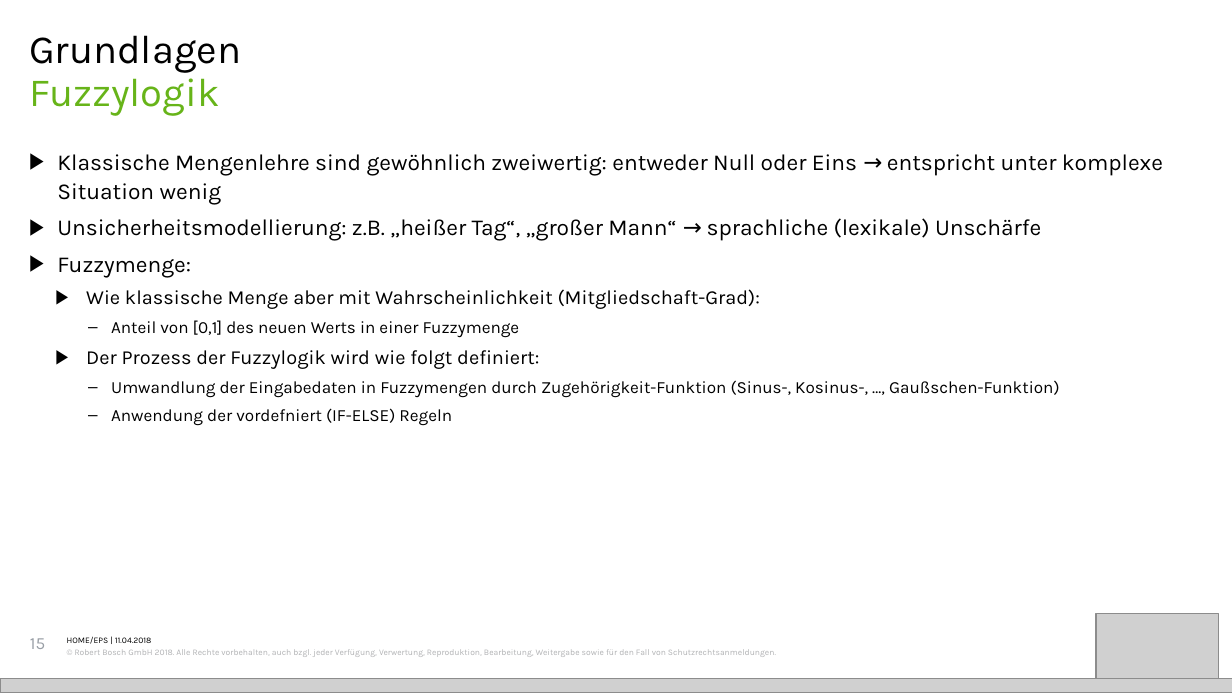
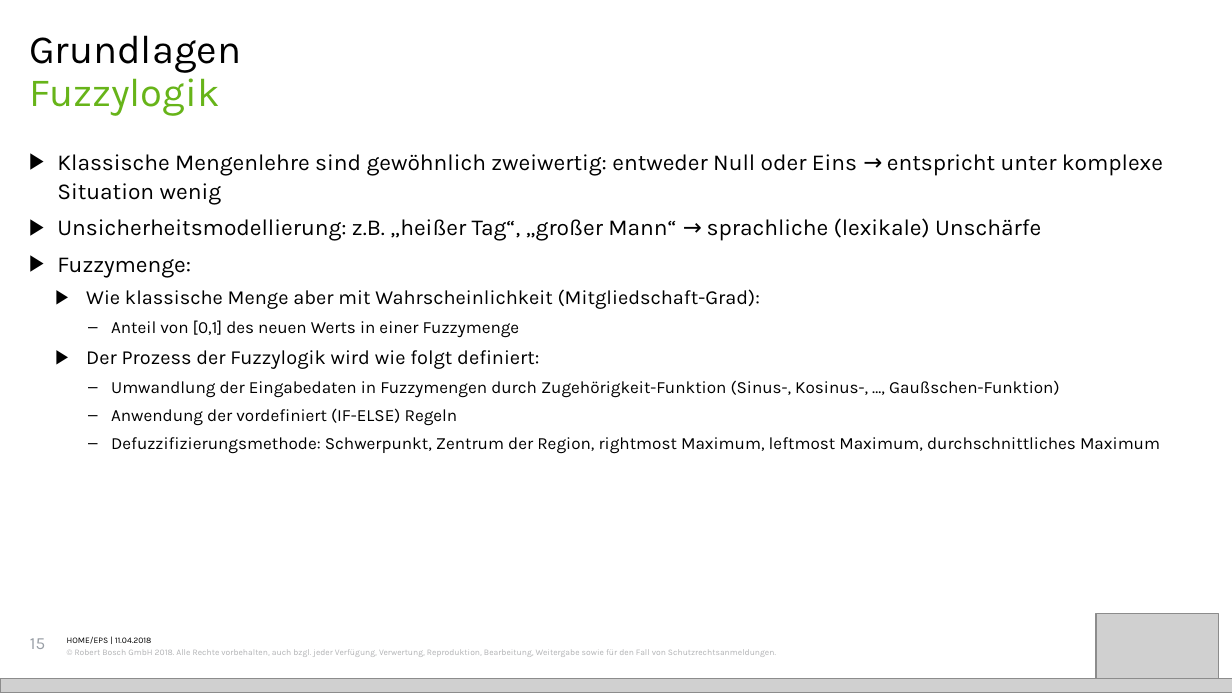
Before and after one commit to iwnfubb/MA_Doc, a slide deck: slide 15 of Präsi/Präsi.pptx. Drawn at 1232x693 pixels with LibreOffice and Linux fonts; fonts in the diff are those of the drawing; grey boxes stand for pictures. Boxes give left, top, right and bottom in pixels: in the first picture for what was removed or moved away, otherwise in the second. Text is boxed around its words. In the diff, an @@ line names an element or a change of style, - is before the commit and + after.

```diff
--- a/Präsi/Präsi.pptx
+++ b/Präsi/Präsi.pptx
@@ text at [111,408,1160,453]: text changed @@
-    ‒ Anwendung der vordefniert (IF-ELSE) Regeln
+    ‒ Anwendung der vordefiniert (IF-ELSE) Regeln
+    ‒ Defuzzifizierungsmethode: Schwerpunkt, Zentrum der Region, rightmost Maximum, leftmost Maximum, durchschnittliches Maximum
```
Also in this commit, not shown: 12 other slides changed, 3 other files.
